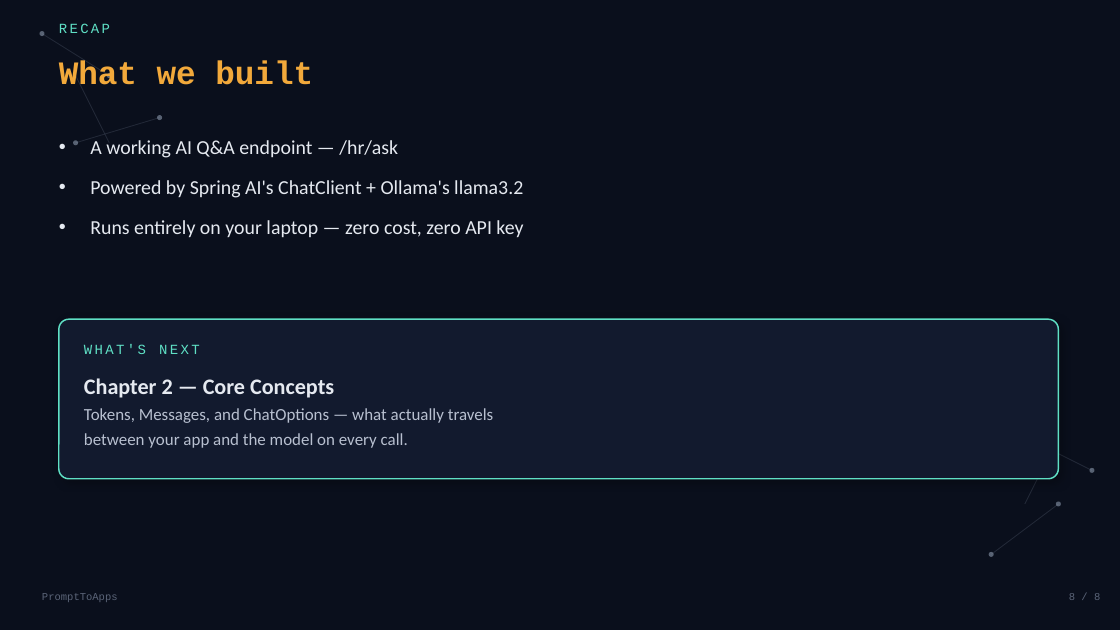
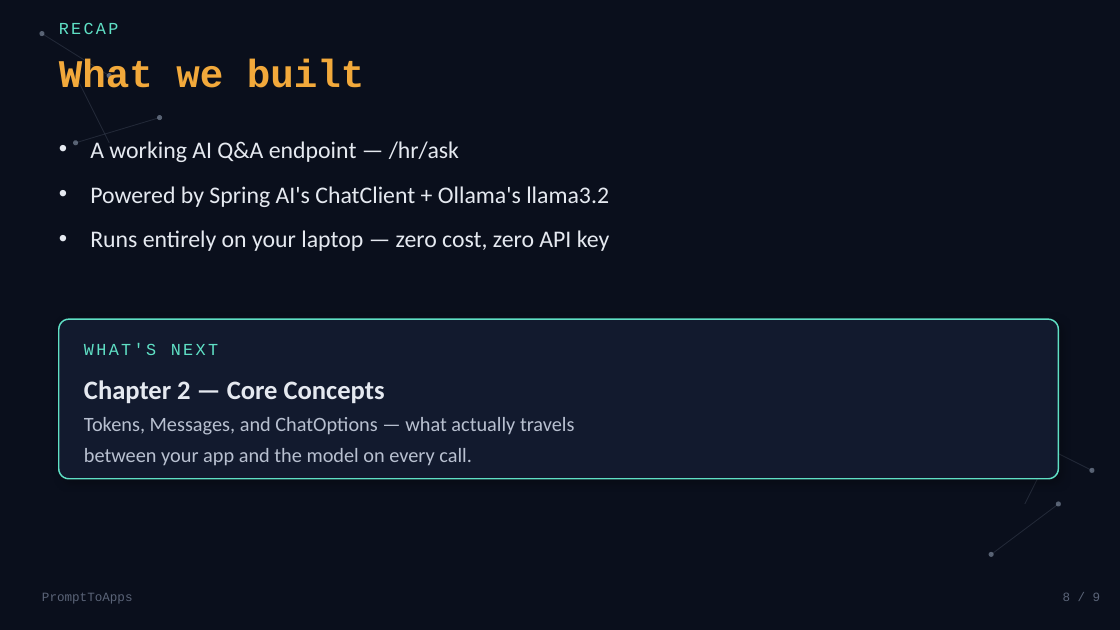
Before and after one commit to balajich/spring-ai-with-llama, a slide deck: slide 8 of slides/01-hello-spring-ai.pptx. Drawn at 1120x630 pixels with LibreOffice and Linux fonts; fonts in the diff are those of the drawing. Boxes give left, top, right and bottom in pixels: in the first picture for what was removed or moved away, otherwise in the second. Text is boxed around its words. In the diff, an @@ line names an element or a change of style, - is before the commit and + after.

```diff
--- a/slides/01-hello-spring-ai.pptx
+++ b/slides/01-hello-spring-ai.pptx
@@ text "RECAP" at (59,22,119,34): size 12 to 14.4 pt @@
@@ text "What we built" at (59,58,365,88): size 28 to 33.6 pt @@
@@ text "A working AI Q&A endpoint ..." at (90,141,610,251): size 17 to 20.4 pt @@
@@ text "WHAT'S NEXT" at (84,343,218,355): size 12 to 14.4 pt @@
@@ text "Chapter 2 — Core Concepts" at (84,380,574,466): size 19 to 22.8 pt in "Chapter 2 — Core Concepts"; size 14.5 to 17.4 pt in "Tokens, Messages, and ChatOptions — what actually ...", "between your app and the model on ..." @@
@@ text "PromptToApps" at (42,593,133,604): size 9 to 10.8 pt @@
@@ text at (1063,593,1101,601): text changed; size 9 to 10.8 pt @@
-8 / 8
+8 / 9
```
Also in this commit, not shown: 7 other slides changed, 1 slide added, 4 other files.
